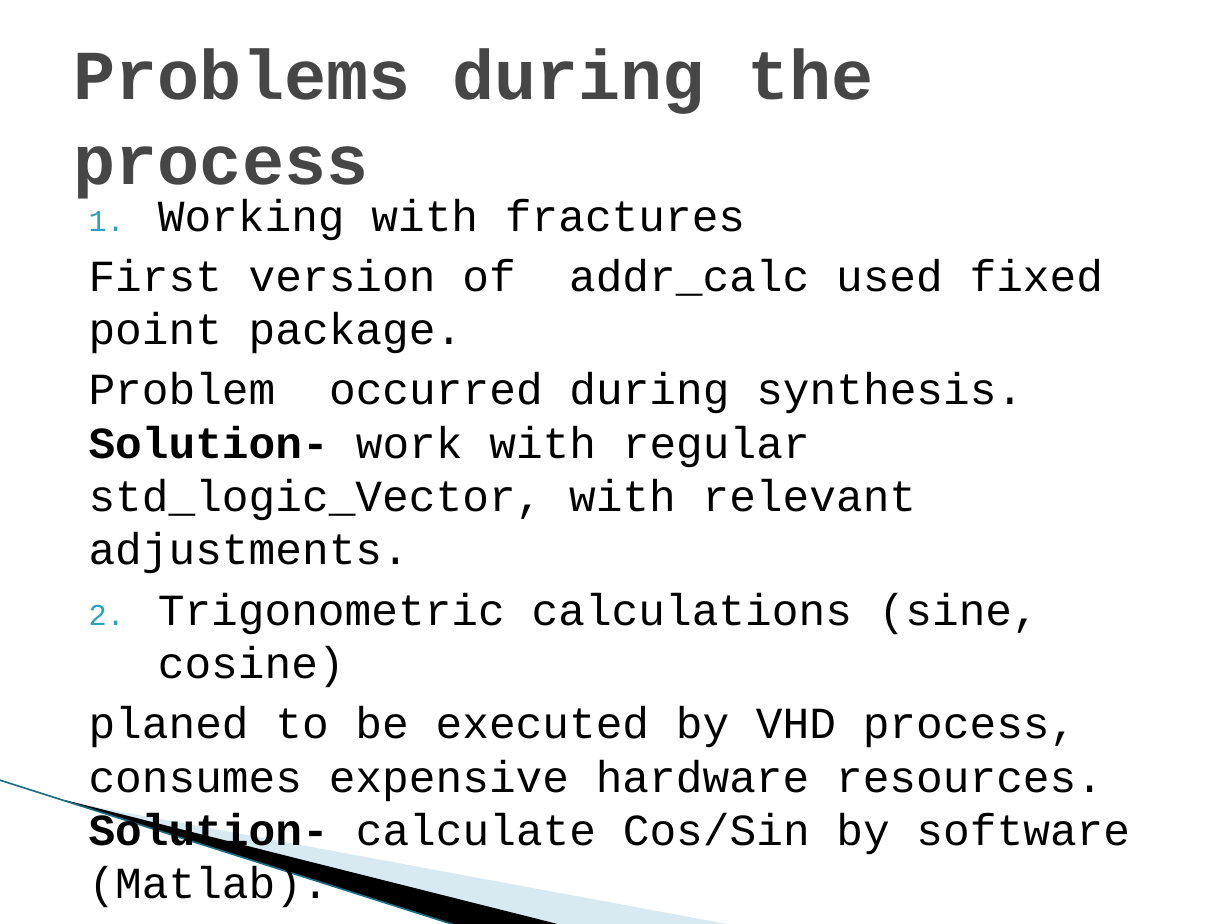
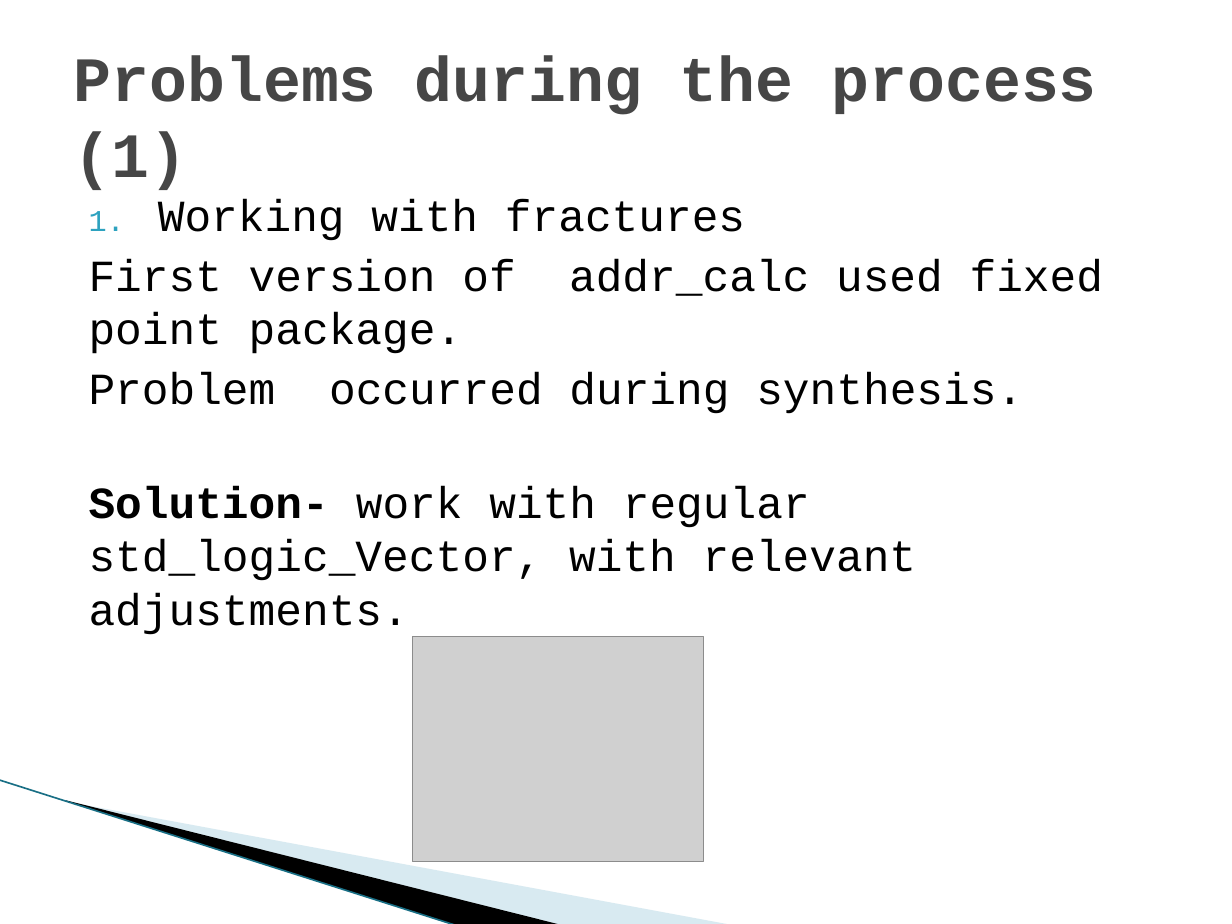
Before and after one commit to shizzz88/image-rotation-technion-ee, a slide deck: slide 37 of Presentation/Final_part_A_Presentation.pptx (slide 32 before the commit). Drawn at 1232x924 pixels with LibreOffice and Linux fonts; fonts in the diff are those of the drawing; grey boxes stand for pictures; background and template pictures are left out. Boxes give left, top, right and bottom in pixels: in the first picture for what was removed or moved away, otherwise in the second. Text is boxed around its words. In the diff, an @@ line names an element or a change of style, - is before the commit and + after.

```diff
--- a/Presentation/Final_part_A_Presentation.pptx
+++ b/Presentation/Final_part_A_Presentation.pptx
@@ title at (x1=74, y1=56, x2=1097, y2=190): text changed; size 41 to 36.9 pt @@
-Problems during the process
+Problems during the process (1)
@@ text at (x1=89, y1=373, x2=1023, y2=635): text changed @@
-Problem occurred during synthesis.
-Solution- work with regular std_logic_Vector, with relevant adjustments.
-2. Trigonometric calculations (sine, cosine)
-planed to be executed by VHD process, consumes expensive hardware resources.
-Solution- calculate Cos/Sin by software (Matlab).
+Problem occurred during synthesis.
+Solution- work with regular std_logic_Vector, with relevant adjustments.
@@ picture added at (x1=413, y1=637, x2=703, y2=861) @@
```
Also in this commit, not shown: 4 other slides changed, 9 slides added, 10 other files.
